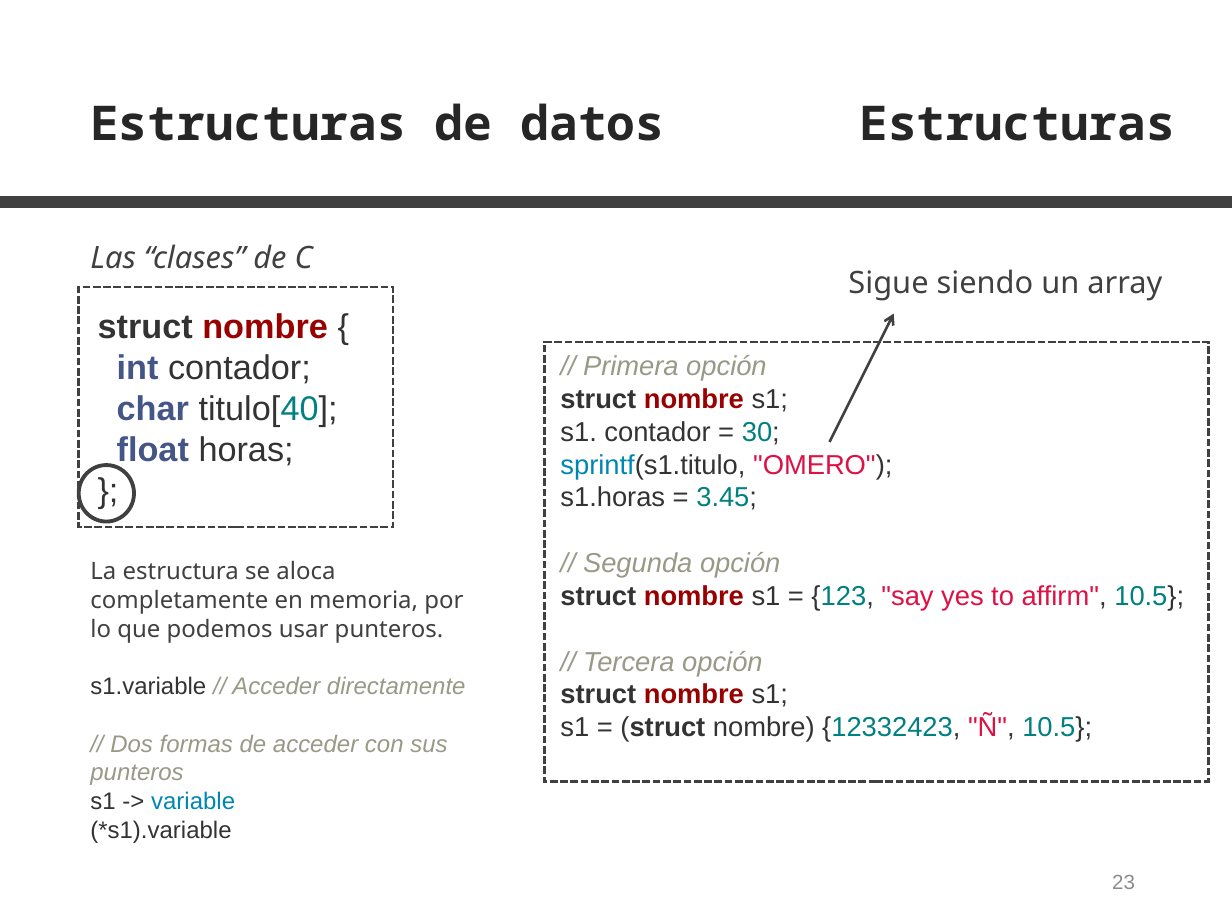
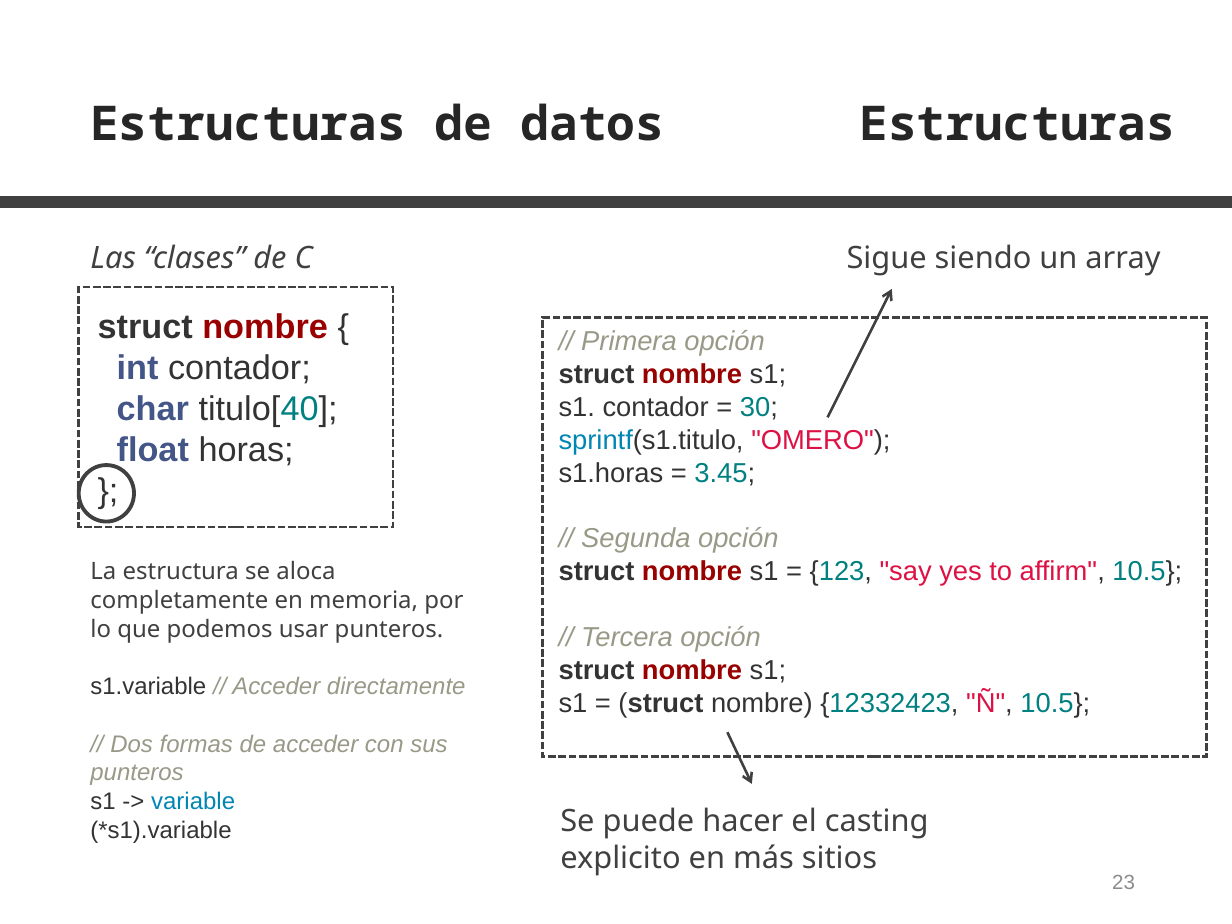
Before and after one commit to z4na14/C-para-normies, a slide deck: slide 23 of transparencias.pptx. Drawn at 1232x924 pixels with LibreOffice and Linux fonts; fonts in the diff are those of the drawing. Boxes give left, top, right and bottom in pixels: in the first picture for what was removed or moved away, otherwise in the second. Text is boxed around its words. In the diff, an @@ line names an element or a change of style, - is before the commit and + after.

```diff
--- a/transparencias.pptx
+++ b/transparencias.pptx
@@ text "Sigue siendo un array": place and size @@
-text "Sigue siendo un array" at [848, 269, 1162, 301]
+text "Sigue siendo un array" at [847, 244, 1160, 276]
@@ arrow moved from (829, 442) - (893, 314) to (828, 418) - (892, 290) @@
@@ rectangle: place and size @@
-rectangle at [545, 342, 1209, 782]
+rectangle at [542, 318, 1206, 758]
@@ text "// Primera opción": place and size @@
-text "// Primera opción" at [560, 355, 1184, 742]
+text "// Primera opción" at [559, 330, 1182, 717]
@@ arrow added from (727, 732) to (752, 784), #404040 1.5 pt @@
@@ text added at [560, 807, 929, 876], 18 pt, text #404040 @@
+Se puede hacer el casting explicito en más sitios
```
Also in this commit, not shown: 4 other slides changed, 2 other files.
